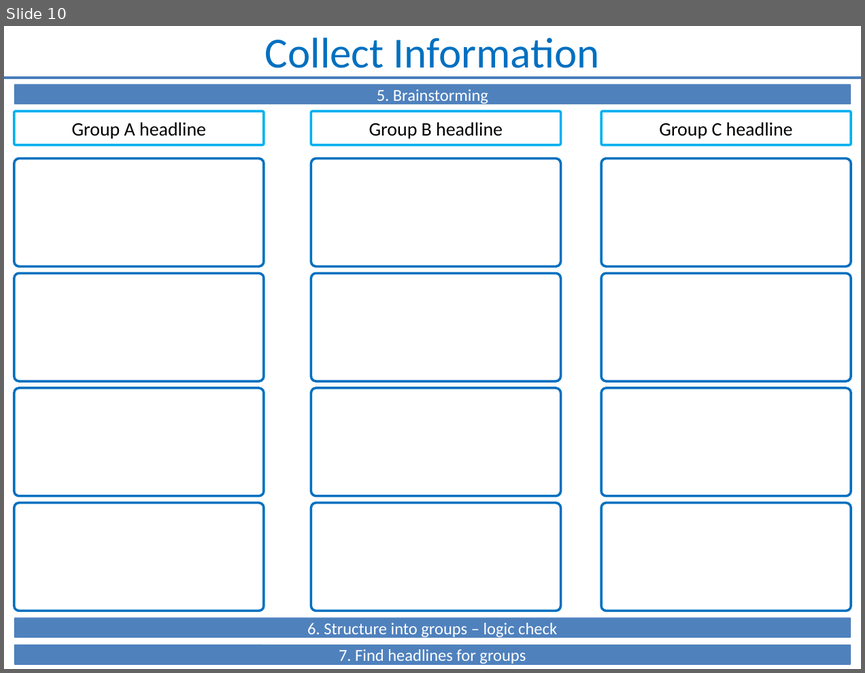
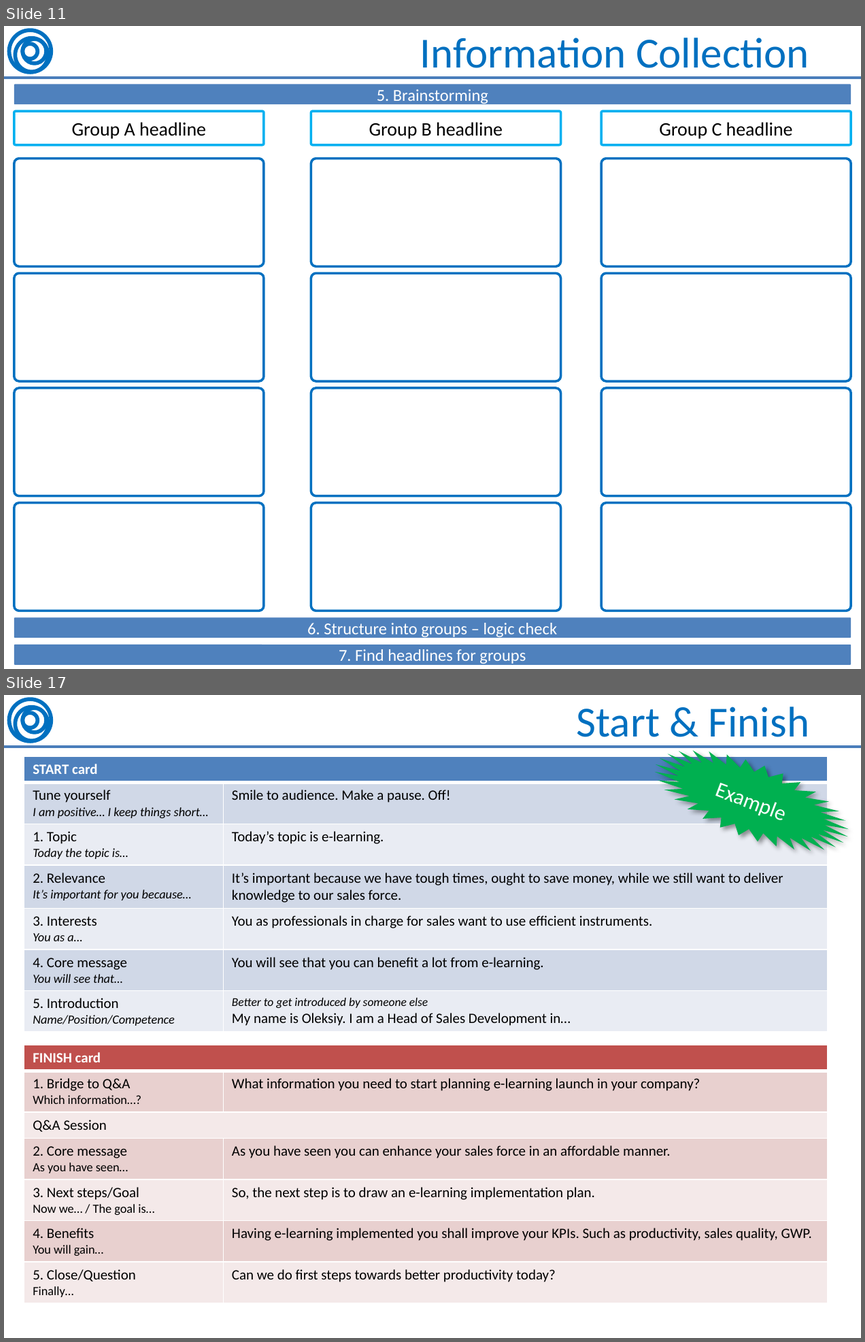
Before and after one commit to OleksiyRudenko/_under-development, a slide deck: soft-skills--Presentation/Presentation about Presentation.pptx. Shown one above the other, each under a label of ours: slide 10 before the commit, slides 11 and 17 after it; the slides between them are not shown. The pictures are 865x673 and 865x1342 pixels, drawn with LibreOffice and Linux fonts; fonts in the diff are those of the drawing. Boxes give left, top, right and bottom in pixels: in the first picture for what was removed or moved away, otherwise in the second. Text is boxed around its words. In the diff, an @@ line names an element or a change of style, - is before the commit and + after.

```diff
--- a/soft-skills--Presentation/Presentation about Presentation.pptx
+++ b/soft-skills--Presentation/Presentation about Presentation.pptx
@@ slide 17 added at <box>4,695,861,1338</box>, background #FFFFFF; not listed: 5 template elements that a slide beside it also shows @@
@@ title added at <box>577,707,810,747</box>, 36 pt, text #0070C0 @@
+Start & Finish
@@ star added at <box>642,730,861,872</box>, fill #00B050, 18 pt, text #FFFFFF @@
+Example
@@ table added at <box>24,757,827,1028</box>, 7 rows, 2 columns @@
+START card | 
+Tune yourself / I am positive… I keep things short… | Smile to audience. Make a pause. Off!
+1. Topic / Today the topic is… | Today’s topic is e-learning.
+2. Relevance / It’s important for you because… | It’s important because we have tough times, ought to save money, while we still want to deliver knowledge to our sales force.
+3. Interests / You as a… | You as professionals in charge for sales want to use efficient instruments.
+4. Core message / You will see that… | You will see that you can benefit a lot from e-learning.
+5. Introduction / Name/Position/Competence | Better to get introduced by someone else / My name is Oleksiy. I am a Head of Sales Development in…
@@ table added at <box>24,1045,827,1300</box>, 7 rows, 2 columns @@
+FINISH card | 
+1. Bridge to Q&A / Which information…? | What information you need to start planning e-learning launch in your company?
+Q&A Session | 
+2. Core message / As you have seen… | As you have seen you can enhance your sales force in an affordable manner.
+3. Next steps/Goal / Now we… / The goal is… | So, the next step is to draw an e-learning implementation plan.
+4. Benefits / You will gain… | Having e-learning implemented you shall improve your KPIs. Such as productivity, sales quality, GWP.
+5. Close/Question / Finally… | Can we do first steps towards better productivity today?
@@ what was slide 10 is now slide 11 @@
@@ slide 11 changed as well @@
@@ group added at <box>9,30,51,72</box>: 4 ellipses @@
@@ title at <box>420,38,809,78</box>: text changed @@
-Collect Information
+Information Collection
```
Also in this commit, not shown: 10 other slides changed, 6 other slides added, 1 other file.
